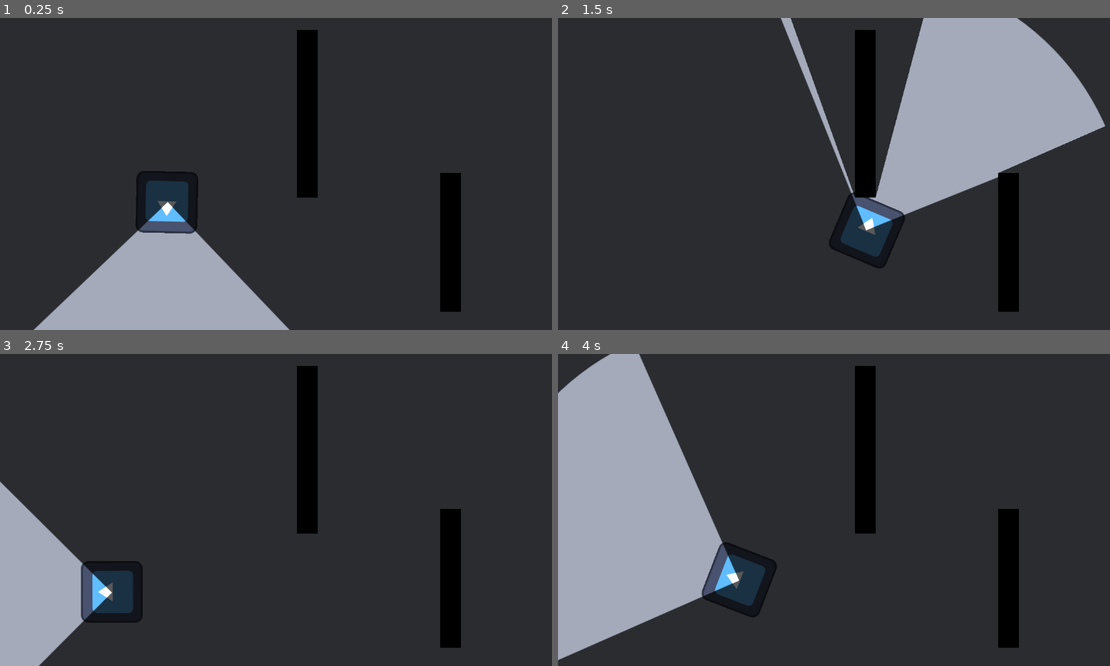
Above: before the commit, frames 1-4 (two rows, left to right).
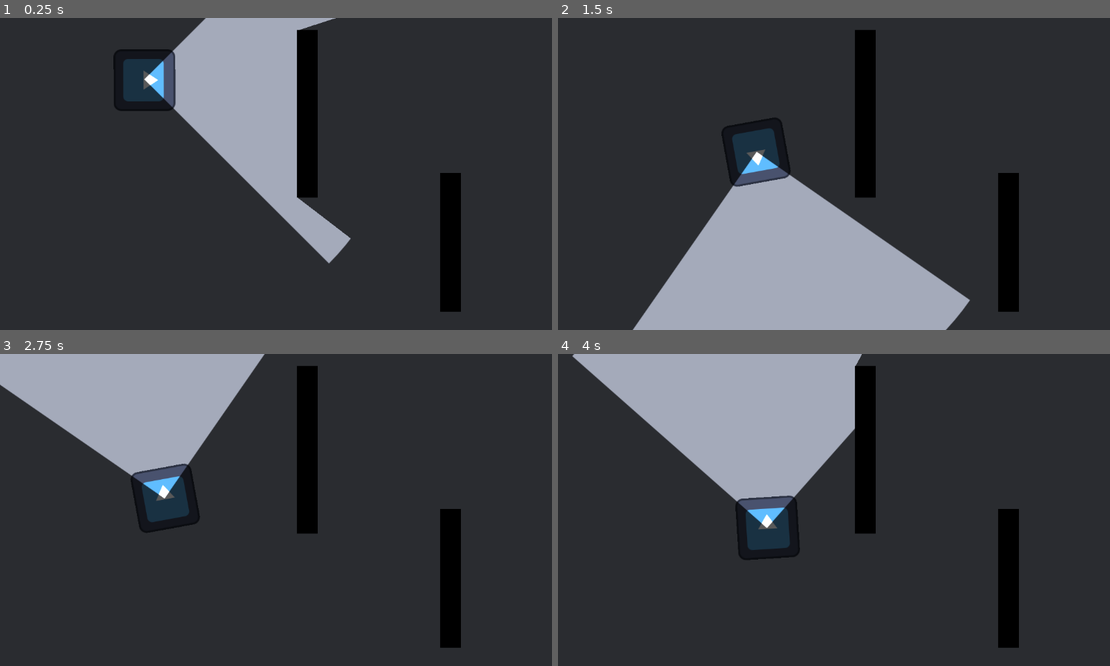
Above: after the commit, the same moments.

Repository: robbplo/potions-eleven
Game: Godot game, scene res://pathing_test.tscn
Same seed, same stepped clock (60 frames per second), same inputs: the game is played once before the commit and once after it. The project has no main scene, so this scene is started directly. The engine's default icon, where the game draws it, is replaced by a stand-in: a white triangle on a blue panel in a dark square.
Inputs (mouse positions are in pixels of both pictures, inside the frame that each line leads up to):
- Up to frame 1 (0.25 s): no input
- Up to frame 2 (1.5 s): move the mouse to (955, 158) at 0.52 s; hold D (right) 0.53-1.28 s; click (955, 158) at 0.67 s; move the mouse to (723, 189) at 1.27 s; hold S (down) from 1.28 s (still down); click (723, 189) at 1.42 s
- Up to frame 3 (2.75 s): move the mouse to (331, 441) at 2.02 s; release S (down) at 2.03 s; hold D (right) from 2.03 s (still down); click (331, 441) at 2.17 s
- Up to frame 4 (4 s): move the mouse to (806, 572) at 2.77 s; release D (right) at 2.78 s; hold W (up) 2.78-3.53 s; click (806, 572) at 2.92 s; move the mouse to (1005, 556) at 3.52 s; hold A (left) from 3.53 s (still down); click (1005, 556) at 3.67 s

The runs differ from the first frame. In frame 1, 22% of the frame differs, in the area x 6-64%, y 0-100%; in frame 2, 37%, in the area x 13-100%, y 0-100%; in frame 3, 20%; in frame 4, 34%.

Commit message:
have enemy patrol along a path

Diff:
--- /dev/null
+++ b/enemy.tscn
@@ -0,0 +1,35 @@
+[gd_scene load_steps=6 format=3 uid="uid://bak0chjmjimnj"]
+
+[ext_resource type="Script" path="res://enemy_path_follower.gd" id="1_ynx1n"]
+[ext_resource type="Texture2D" uid="uid://djbmmji0d4w6n" path="res://icon.svg" id="2_gumyi"]
+[ext_resource type="Script" path="res://radial_raycast.gd" id="3_t4nug"]
+[ext_resource type="Texture2D" uid="uid://b2mim5cflnr8a" path="res://Sprites/VIS_CONES/VisCone_90.png" id="4_q1f6k"]
+
+[sub_resource type="CircleShape2D" id="CircleShape2D_fi7xk"]
+radius = 64.0
+
+[node name="Enemy" type="CharacterBody2D"]
+position = Vector2(277, 129)
+motion_mode = 1
+wall_min_slide_angle = 0.785398
+script = ExtResource("1_ynx1n")
+
+[node name="Icon" type="Sprite2D" parent="."]
+rotation = 1.5708
+texture = ExtResource("2_gumyi")
+
+[node name="NavigationAgent2D" type="NavigationAgent2D" parent="."]
+path_desired_distance = 5.0
+
+[node name="CollisionShape2D" type="CollisionShape2D" parent="."]
+shape = SubResource("CircleShape2D_fi7xk")
+
+[node name="RadialRaycast" type="Node2D" parent="."]
+script = ExtResource("3_t4nug")
+ray_count = 30
+radial_angle = 90.0
+ray_range = 540.0
+
+[node name="PointLight2D" type="PointLight2D" parent="."]
+shadow_enabled = true
+texture = ExtResource("4_q1f6k")
--- a/enemy_path_follower.gd
+++ b/enemy_path_follower.gd
@@ -1,44 +1,47 @@
 extends CharacterBody2D
 
 enum State {
-	FOLLOWING,
-	RETURNING,
+	IDLE,
+	PATROLLING,
 	ALERTED,
 	ALERTED_WAITING
 }
 
-const PATROL_SPEED = 300.0
-const ALERT_SPEED = 500.0
+const PATROLLING_SPEED = 100.0
+const ALERTED_SPEED = 200.0
 const JUMP_VELOCITY = -400.0
 const APPROACH_DEADZONE = 5.0
-const WAIT_BEFORE_RETURNING = 1.0
 const ROTATION_SPEED = TAU
 
 @onready var nav: NavigationAgent2D = $NavigationAgent2D
+@onready var path: Path2D = $Path2D
 
-var state: State = State.FOLLOWING
-var alert_target = Vector2(1000, 500)
+var state: State = State.IDLE
+# Index of the path point which should be navigated to
+var path_current_point := 0
+
+func _ready() -> void:
+	patrol()
 
 func _input(event: InputEvent) -> void:
 	if event is InputEventMouseButton:
 		if event.button_index == MOUSE_BUTTON_LEFT:
 			alert(event.global_position)
 		else:
-			state = State.RETURNING
+			patrol()
 
 func _physics_process(delta: float) -> void:
 	match state:
-		State.FOLLOWING: $"..".progress += PATROL_SPEED * delta
+		State.PATROLLING:
+			move_toward_target(delta)
+			if nav.is_target_reached():
+				var curve_points := path.curve.get_baked_points()
+				path_current_point = (path_current_point + 1) % curve_points.size()
+				patrol()
 		State.ALERTED:
 			if nav.is_target_reached():
 				state = State.ALERTED_WAITING
-				#await get_tree().create_timer(WAIT_BEFORE_RETURNING).timeout
-				#return_to_path()
-			else:
-				move_toward_target(delta)
-		State.RETURNING:
-			if nav.is_target_reached():
-				follow_path()
+				# TODO: add return condition
 			else:
 				move_toward_target(delta)
 
@@ -46,27 +49,27 @@
 	nav.target_position = target
 	state = State.ALERTED
 
-func return_to_path():
-	state = State.RETURNING
-	nav.target_position = get_parent().global_position
-
-func follow_path():
-	position = Vector2.ZERO
-	state = State.FOLLOWING
-	rotation = 0
+func patrol():
+	var curve_points := path.curve.get_baked_points()
+	nav.target_position = curve_points[path_current_point] + path.global_position
+	state = State.PATROLLING
 
 
 func move_toward_target(delta):
-	if not nav.is_target_reachable():
-		# TODO: pick valid nearby location
-		print("target not reachable")
-		return return_to_path()
-	var direction = global_position.direction_to(nav.get_next_path_position())
-	var target_angle = direction.angle()
-	# Scale rotation to size of angle
-	var rot_scale = abs(angle_difference(global_rotation, target_angle))
-	var delta_rotation = ROTATION_SPEED * delta * rot_scale
-	global_rotation = rotate_toward(global_rotation, target_angle, delta_rotation )
+	if nav.get_final_position() != Vector2.ZERO and not nav.is_target_reachable():
+		print("target not reachable: ", nav.target_position)
+		return patrol()
+	var direction := global_position.direction_to(nav.get_next_path_position())
+	var target_angle := direction.angle()
+	# Scale rotation to angle between self and target
+	var rot_scale: float = abs(angle_difference(global_rotation, target_angle))
+	var delta_rotation: float = ROTATION_SPEED * delta * rot_scale
+	global_rotation = rotate_toward(global_rotation, target_angle, delta_rotation)
 
-	velocity = direction * ALERT_SPEED
+	velocity = direction * get_speed()
 	move_and_slide()
+
+func get_speed():
+	if state == State.ALERTED:
+		return ALERTED_SPEED
+	return PATROLLING_SPEED
--- a/pathing_test.tscn
+++ b/pathing_test.tscn
@@ -1,19 +1,13 @@
-[gd_scene load_steps=9 format=3 uid="uid://bw6kkiyj8aglt"]
+[gd_scene load_steps=5 format=3 uid="uid://bw6kkiyj8aglt"]
 
-[ext_resource type="Script" path="res://enemy_path_follower.gd" id="1_hgdig"]
-[ext_resource type="Texture2D" uid="uid://djbmmji0d4w6n" path="res://icon.svg" id="2_22lp3"]
+[ext_resource type="PackedScene" uid="uid://bak0chjmjimnj" path="res://enemy.tscn" id="1_mdii8"]
 [ext_resource type="PackedScene" uid="uid://dmp7wm7pyo8pk" path="res://wall.tscn" id="3_57pmu"]
-[ext_resource type="Script" path="res://radial_raycast.gd" id="3_0287r"]
-[ext_resource type="Texture2D" uid="uid://b2mim5cflnr8a" path="res://Sprites/VIS_CONES/VisCone_90.png" id="4_km1jw"]
 
 [sub_resource type="Curve2D" id="Curve2D_gi8k0"]
 _data = {
-"points": PackedVector2Array(0, 0, 0, 0, 193, -357, -25.4624, -30.9081, 25.4624, 30.9081, 372, -344, 13.6027, -26.696, -13.6027, 26.696, 385, -5, 23.1895, 34.487, -23.1895, -34.487, 180, -5, 0, 0, 0, 0, 193, -357, 0, 0, 0, 0, 193, -357)
+"points": PackedVector2Array(25, -25, 0, 0, 0, 0, 0, 0, 0, 0, 50, 0, 0, 0, 0, 0, 50, 400, 0, 0, 0, 0, 0, 400, 0, 0, 0, 0, 0, 0)
 }
-point_count = 6
-
-[sub_resource type="CircleShape2D" id="CircleShape2D_fi7xk"]
-radius = 64.0
+point_count = 5
 
 [sub_resource type="NavigationPolygon" id="NavigationPolygon_lckgc"]
 vertices = PackedVector2Array(1020.5, 674.383, 1511.77, 912.258, -190.93, 946.656, 849.5, 674.383, 723, 437, 723, -38.75, 849.5, 257.633, 1526.2, -244.398, 1020.5, 257.633, 552, 437, -171.047, -281.602, 552, -38.75)
@@ -33,38 +27,12 @@
 [node name="CanvasModulate" type="CanvasModulate" parent="."]
 color = Color(0.347817, 0.347817, 0.347817, 1)
 
-[node name="Path2D" type="Path2D" parent="."]
-position = Vector2(-47, 476)
+[node name="Enemy" parent="." instance=ExtResource("1_mdii8")]
+
+[node name="Path2D" type="Path2D" parent="Enemy"]
+top_level = true
+position = Vector2(277, 129)
 curve = SubResource("Curve2D_gi8k0")
-
-[node name="PathFollow2D" type="PathFollow2D" parent="Path2D"]
-position = Vector2(393.247, -168.387)
-rotation = 1.55044
-progress = 360.976
-
-[node name="Enemy" type="CharacterBody2D" parent="Path2D/PathFollow2D"]
-motion_mode = 1
-wall_min_slide_angle = 0.785398
-script = ExtResource("1_hgdig")
-
-[node name="Icon" type="Sprite2D" parent="Path2D/PathFollow2D/Enemy"]
-rotation = 1.5708
-texture = ExtResource("2_22lp3")
-
-[node name="NavigationAgent2D" type="NavigationAgent2D" parent="Path2D/PathFollow2D/Enemy"]
-
-[node name="CollisionShape2D" type="CollisionShape2D" parent="Path2D/PathFollow2D/Enemy"]
-shape = SubResource("CircleShape2D_fi7xk")
-
-[node name="RadialRaycast" type="Node2D" parent="Path2D/PathFollow2D/Enemy"]
-script = ExtResource("3_0287r")
-ray_count = 30
-radial_angle = 90.0
-ray_range = 540.0
-
-[node name="PointLight2D" type="PointLight2D" parent="Path2D/PathFollow2D/Enemy"]
-shadow_enabled = true
-texture = ExtResource("4_km1jw")
 
 [node name="NavigationRegion2D" type="NavigationRegion2D" parent="."]
 navigation_polygon = SubResource("NavigationPolygon_lckgc")
